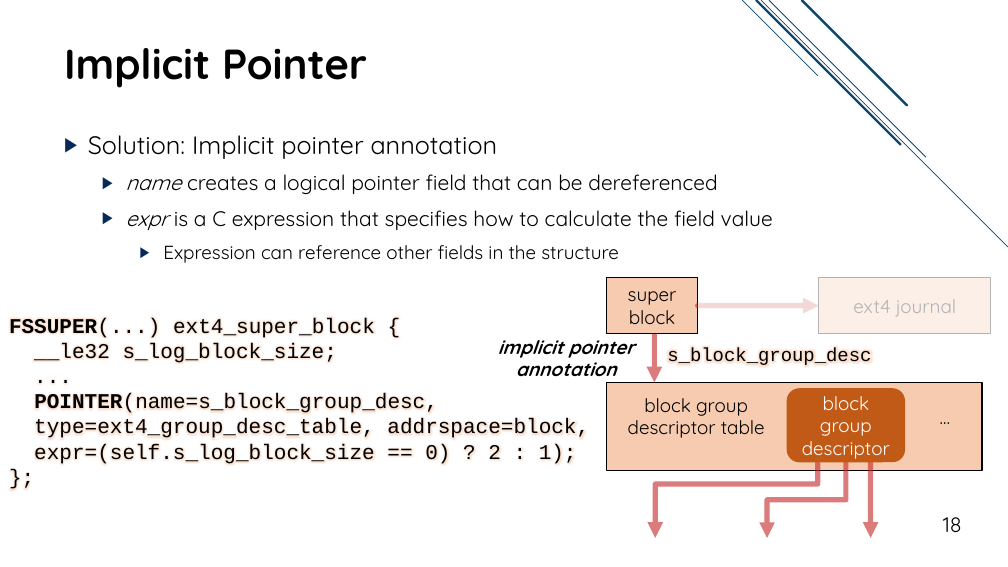
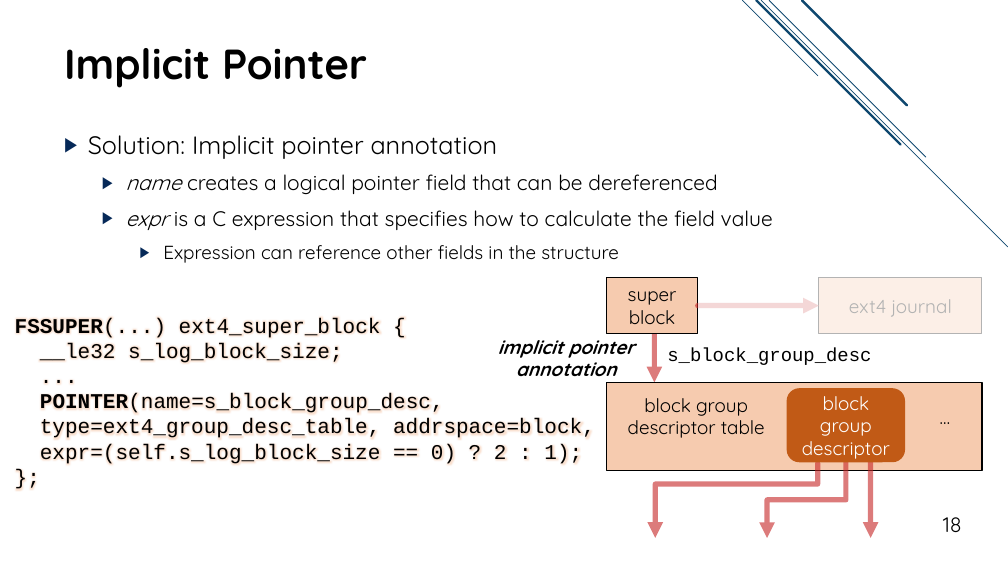
Before and after one commit to jacksun007/spiffy-paper, a slide deck: slide 18 of talk/spiffy_talk.pptx. Drawn at 1008x567 pixels with LibreOffice and Linux fonts; fonts in the diff are those of the drawing. Boxes give left, top, right and bottom in pixels: in the first picture for what was removed or moved away, otherwise in the second. Text is boxed around its words. In the diff, an @@ line names an element or a change of style, - is before the commit and + after.

```diff
--- a/talk/spiffy_talk.pptx
+++ b/talk/spiffy_talk.pptx
@@ rectangle "ext4 journal" resized from (x1=819, y1=278, x2=991, y2=333) to (x1=819, y1=278, x2=982, y2=333) @@
@@ text "FSSUPER(...) ext4_super_block {" moved from (x1=9, y1=318, x2=589, y2=464) to (x1=15, y1=318, x2=595, y2=464) @@
```
Also in this commit, not shown: 11 other slides changed, 5 slides added.
